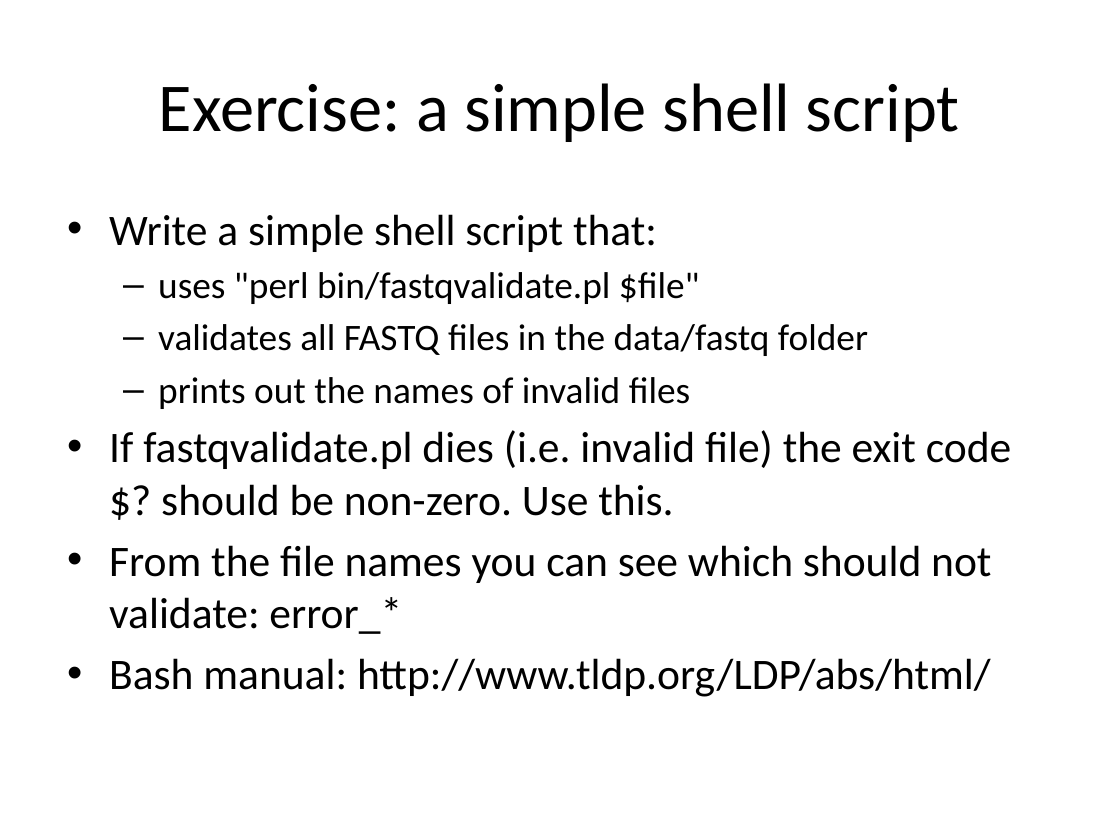
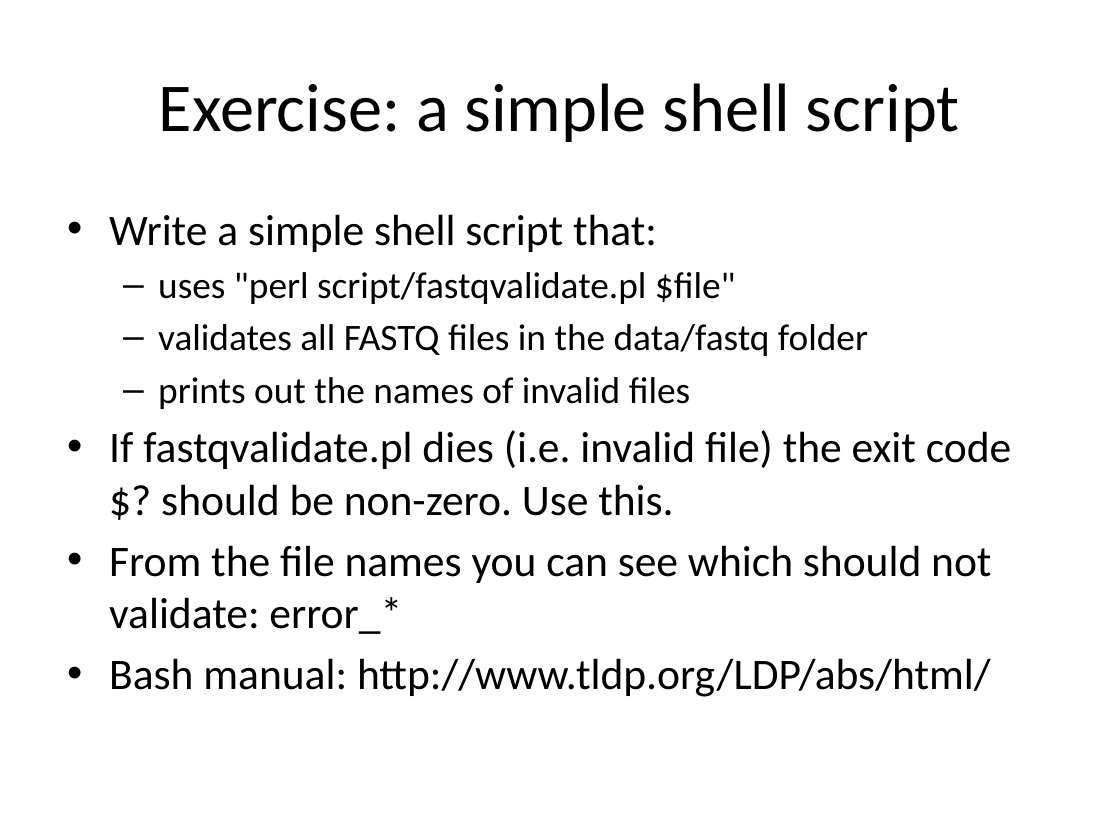
Before and after one commit to naturalis/arangs, a slide deck: slide 15 of doc/slides/day2/session1/CLIScripting.pptx. Drawn at 1120x840 pixels with LibreOffice and Linux fonts; fonts in the diff are those of the drawing. Boxes give left, top, right and bottom in pixels: in the first picture for what was removed or moved away, otherwise in the second. Text is boxed around its words. In the diff, an @@ line names an element or a change of style, - is before the commit and + after.

```diff
--- a/doc/slides/day2/session1/CLIScripting.pptx
+++ b/doc/slides/day2/session1/CLIScripting.pptx
@@ text at <box>158,272,736,304</box>: text changed @@
-  – uses "perl bin/fastqvalidate.pl $file"
+  – uses "perl script/fastqvalidate.pl $file"
```
Also in this commit, not shown: 2 other slides changed.
